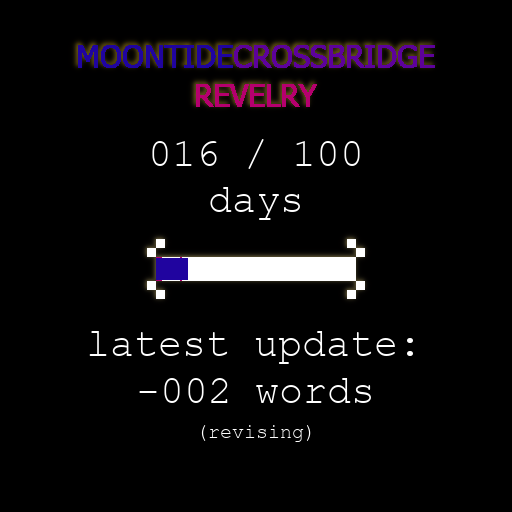
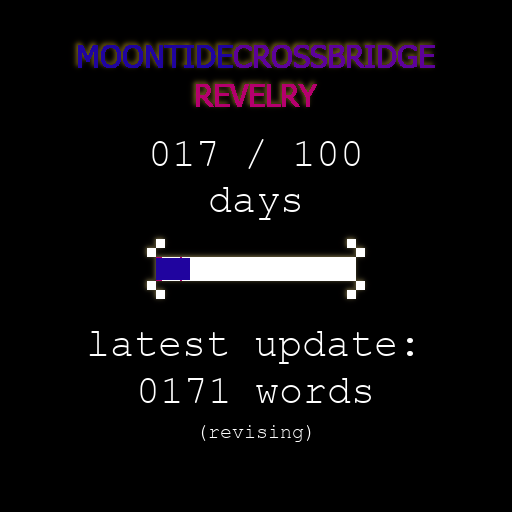
Layer changes from the first (512, 512) image to the second:
painted on "progress bar" over bbox(188, 258, 190, 280)
painted on "XXX / 100" over bbox(200, 141, 217, 166)
painted on "0000" over bbox(139, 378, 228, 403)
